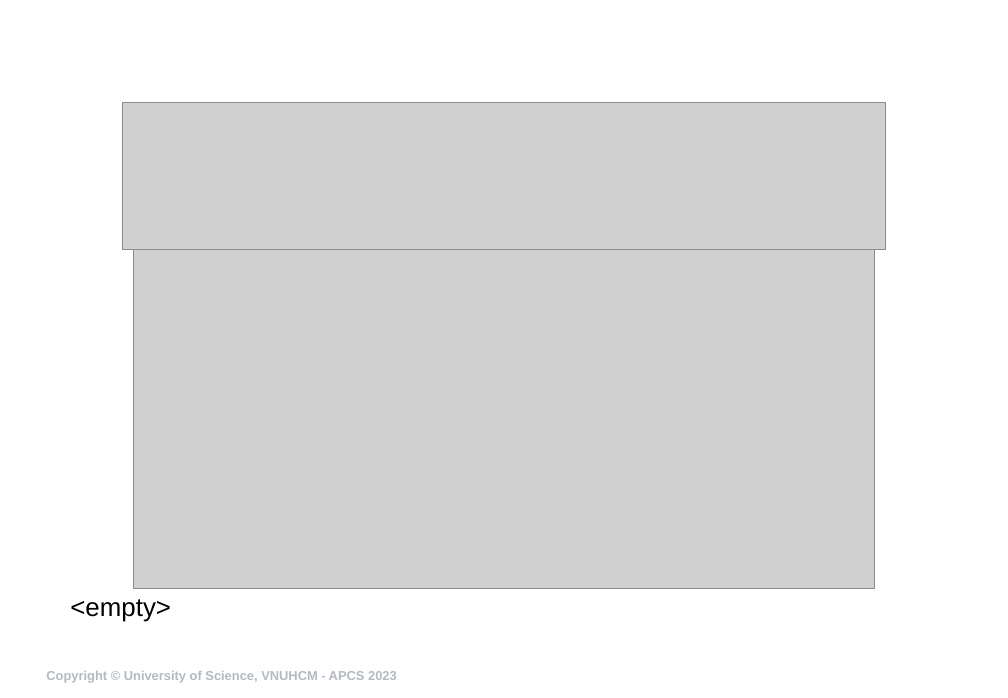
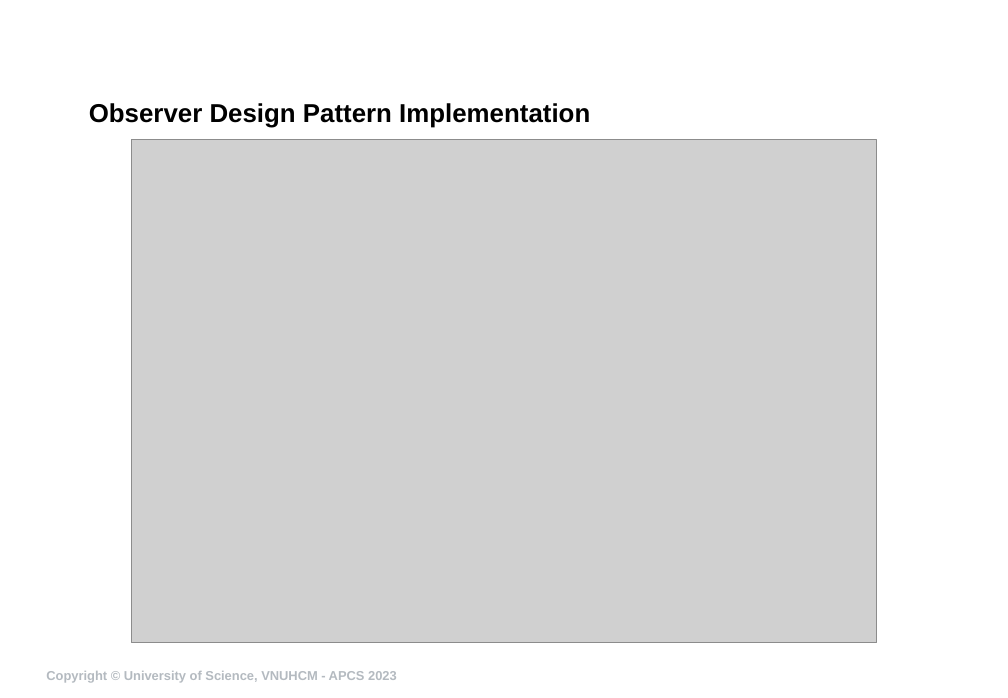
Before and after one commit to ndmhuy/DesignPatternsGroup52, a slide deck: slide 16 of Observer/presentation/ObserverG52.pptx (slide 9 before the commit). Drawn at 1008x698 pixels with LibreOffice and Linux fonts; fonts in the diff are those of the drawing; grey boxes stand for pictures; background and template pictures are left out. Boxes give left, top, right and bottom in pixels: in the first picture for what was removed or moved away, otherwise in the second. Text is boxed around its words. In the diff, an @@ line names an element or a change of style, - is before the commit and + after.

```diff
--- a/Observer/presentation/ObserverG52.pptx
+++ b/Observer/presentation/ObserverG52.pptx
@@ text added at <box>89,103,590,128</box>, 20 pt, text #000000, bold @@
+Observer Design Pattern Implementation
@@ picture removed at <box>122,102,886,249</box> @@
@@ picture: place and size @@
-picture at <box>133,249,875,588</box>
+picture at <box>131,140,878,642</box>
@@ text removed at <box>70,599,171,622</box> @@
-<empty>
```
Also in this commit, not shown: 12 other slides changed, 17 slides added, 29 other files.
